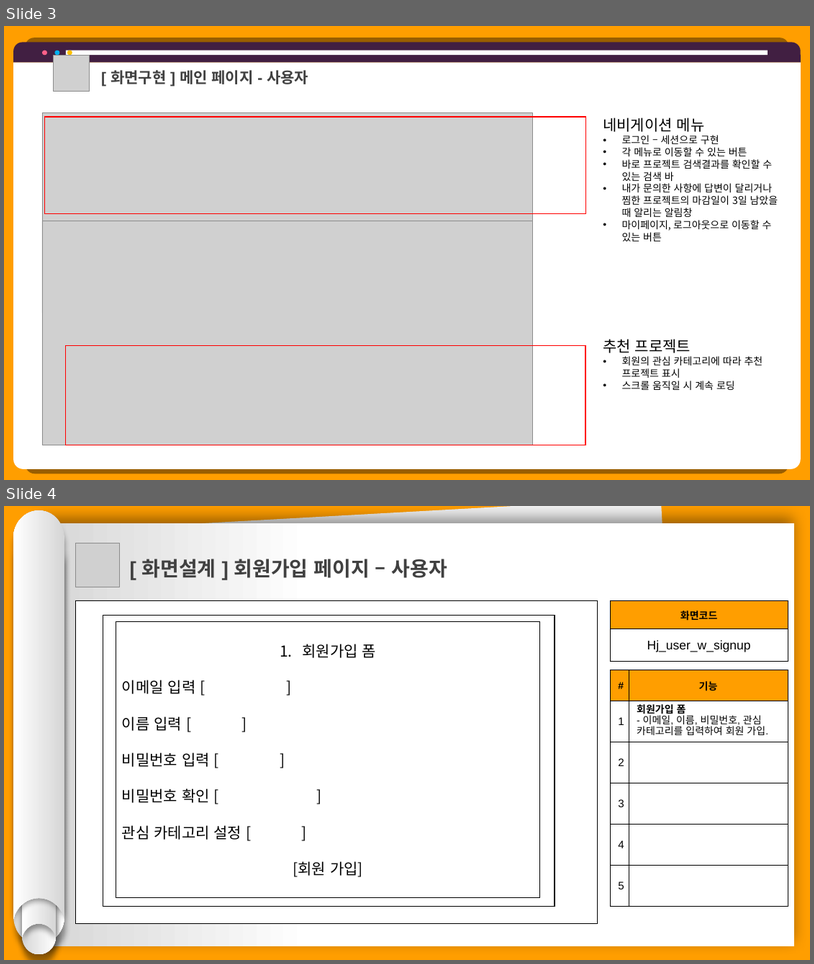
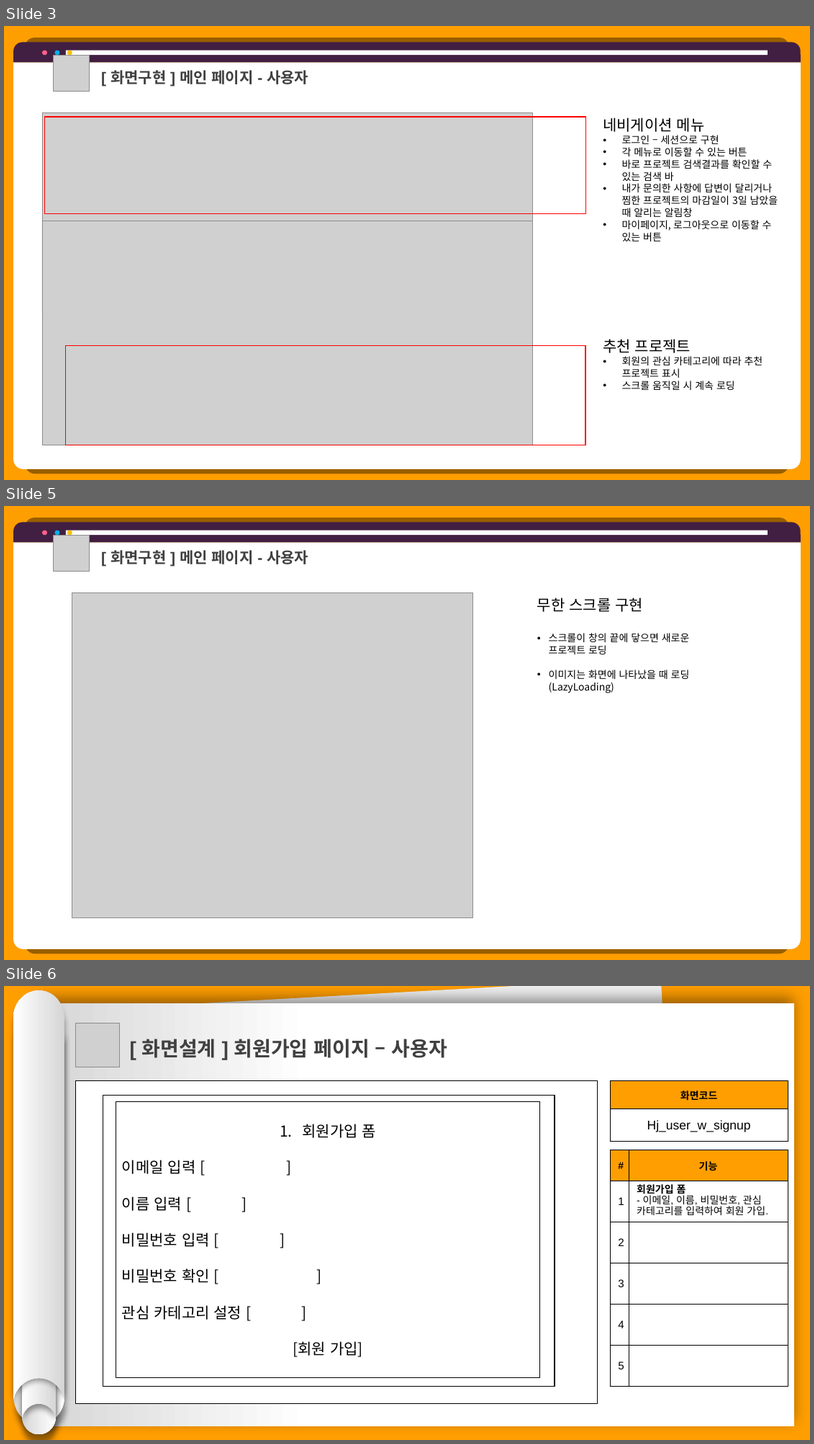
Before and after one commit to hhsw07/ezen-academy-projects, a slide deck: 0 발표용 파워포인트/project06 - 파워포인트 종합 - 형준.pptx. Shown one above the other, each under a label of ours: slides 3 and 4 before the commit, slides 3, 5 and 6 after it; the slides between them are not shown. The pictures are 814x964 and 814x1444 pixels, drawn with LibreOffice and Linux fonts; fonts in the diff are those of the drawing; grey boxes stand for pictures. Boxes give left, top, right and bottom in pixels: in the first picture for what was removed or moved away, otherwise in the second. Text is boxed around its words. In the diff, an @@ line names an element or a change of style, - is before the commit and + after.

Commit message:
메인 변경

```diff
--- a/0 발표용 파워포인트/project06 - 파워포인트 종합 - 형준.pptx
+++ b/0 발표용 파워포인트/project06 - 파워포인트 종합 - 형준.pptx
@@ slide 5 added at (x1=4, y1=506, x2=810, y2=960), background #FF9E00 @@
@@ round same rect added at (x1=13, y1=523, x2=801, y2=542), fill #411F42 @@
@@ round same rect added at (x1=13, y1=542, x2=801, y2=949), fill #FFFFFF @@
@@ ellipse added at (x1=42, y1=530, x2=47, y2=535), fill #FF6189 @@
@@ picture added at (x1=54, y1=535, x2=89, y2=571) @@
@@ ellipse added at (x1=55, y1=530, x2=59, y2=535), fill #00B0F0 @@
@@ rectangle added at (x1=66, y1=530, x2=768, y2=535), fill #FFFFFF @@
@@ ellipse added at (x1=67, y1=530, x2=72, y2=535), fill #FFC000 @@
@@ text added at (x1=111, y1=550, x2=309, y2=564), 18 pt, text #404040, bold @@
+[ 화면구현 ] 메인 페이지 - 사용자
@@ picture added at (x1=72, y1=592, x2=473, y2=917) @@
@@ text added at (x1=538, y1=597, x2=690, y2=693), 12 pt, text #000000 @@
+무한 스크롤 구현
+• 스크롤이 창의 끝에 닿으면 새로운 프로젝트 로딩
+• 이미지는 화면에 나타났을 때 로딩(LazyLoading)
@@ what was slide 4 is now slide 6 @@
```
Also in this commit, not shown: 1 other slide added, 1 other file.
